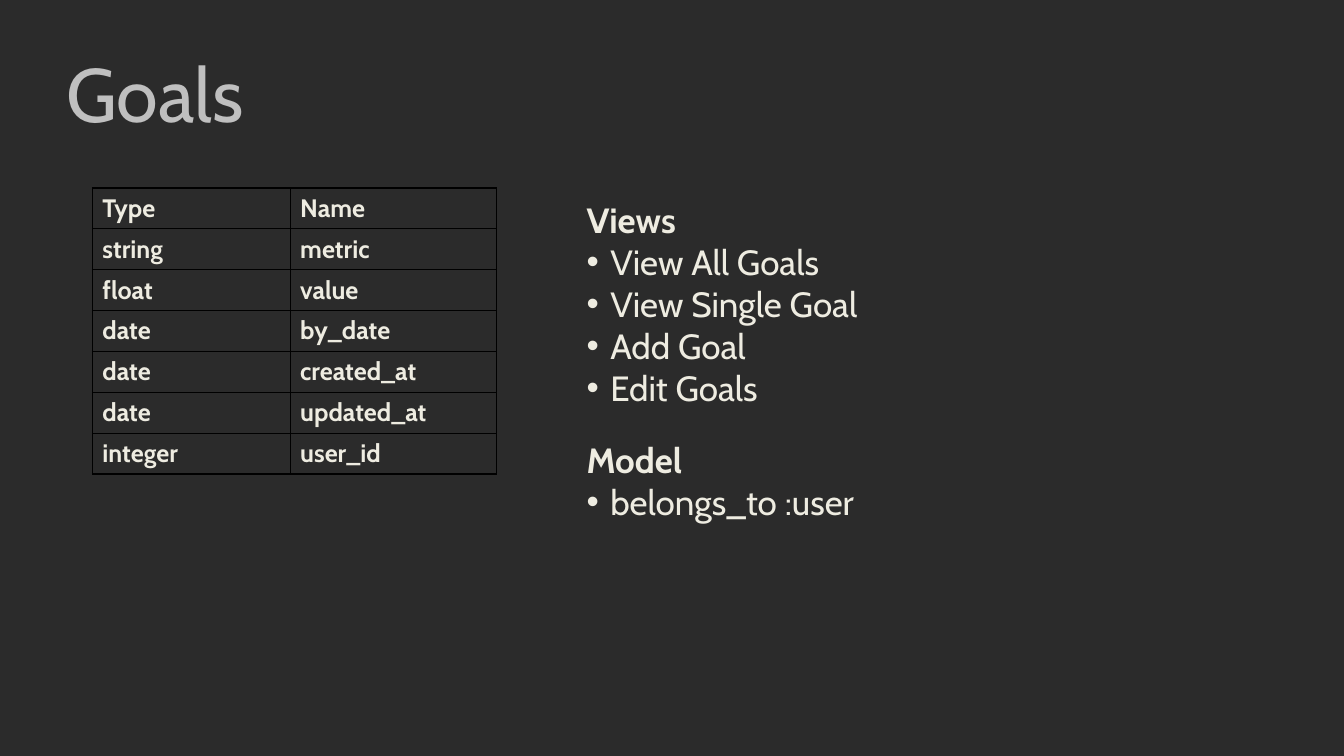
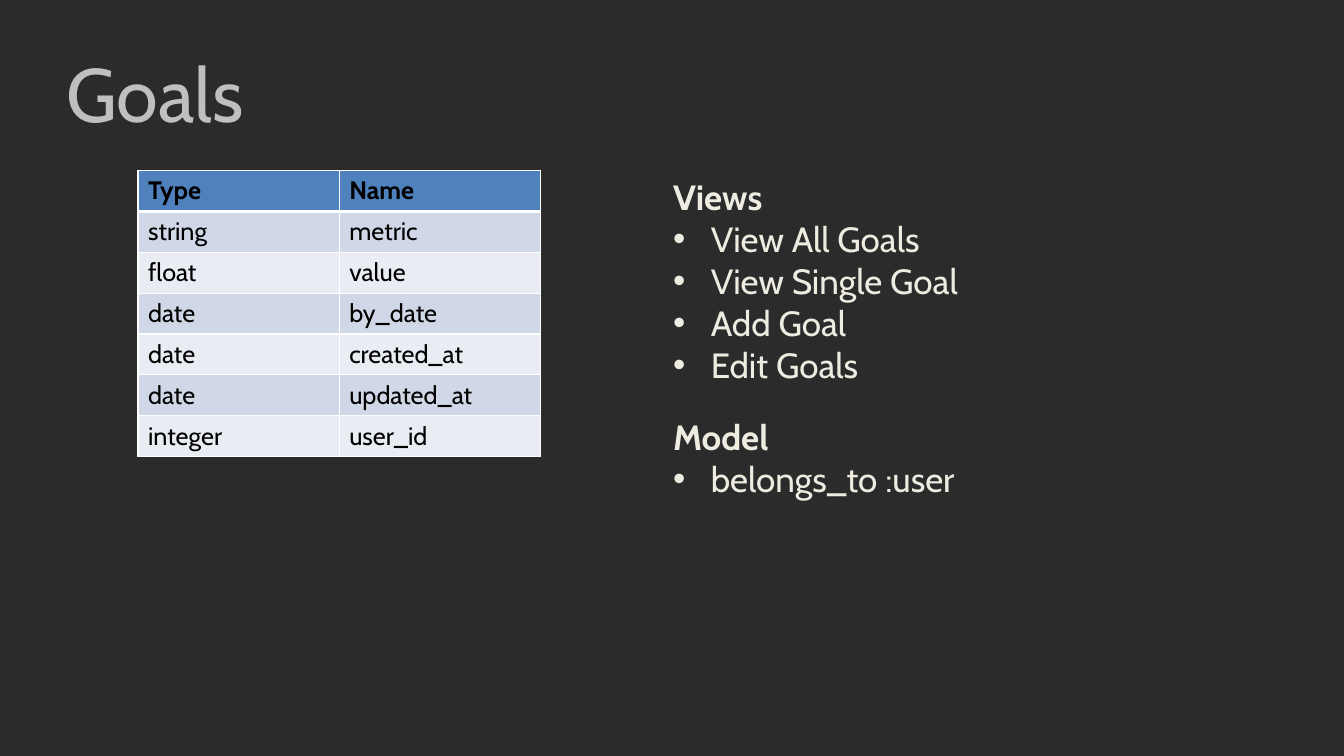
Before and after one commit to kylambouldin/CSE3901-FinalProject, a slide deck: slide 12 of Presentation.pptx. Drawn at 1344x756 pixels with LibreOffice and Linux fonts; fonts in the diff are those of the drawing; background and template pictures are left out; a plain dark background stands for a picture behind light text. Boxes give left, top, right and bottom in pixels: in the first picture for what was removed or moved away, otherwise in the second. Text is boxed around its words. In the diff, an @@ line names an element or a change of style, - is before the commit and + after.

Commit message:
fixed powerpoint formatting

```diff
--- a/Presentation.pptx
+++ b/Presentation.pptx
@@ table at box(138, 170, 541, 457) @@
@@ fill none to #4F81BD in row 1 @@
@@ fill none to #D0D8E8 in 6 cells @@
@@ fill none to #E9EDF4 in 6 cells @@
@@ text colour #EEECE1 to #000000, bold off @@
@@ borders changed @@
@@ table: place and size @@
-table at box(93, 188, 496, 474)
+table at box(138, 170, 541, 457)
@@ text "Views": place and size @@
-text "Views" at box(587, 208, 858, 524)
+text "Views" at box(673, 185, 958, 501)
@@ text at box(711, 225, 958, 501): indent changed @@
```
Also in this commit, not shown: 11 other slides changed.
